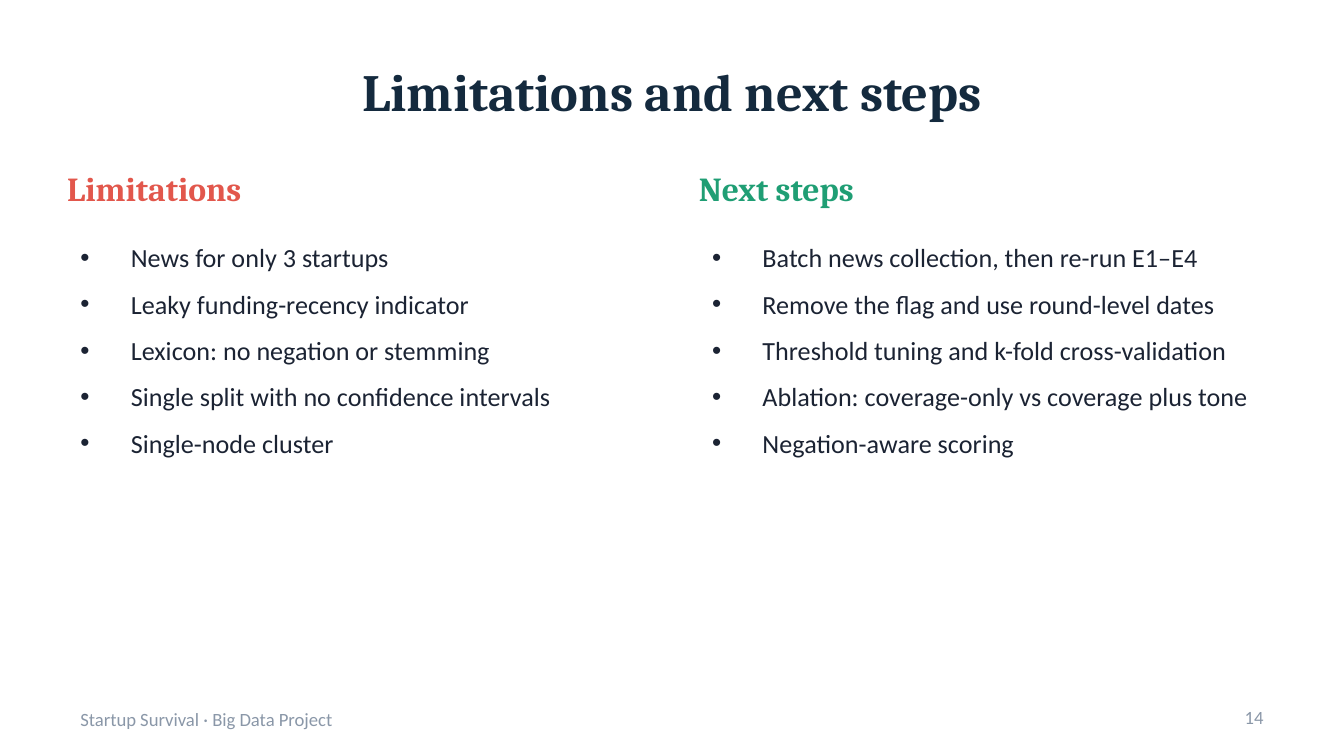
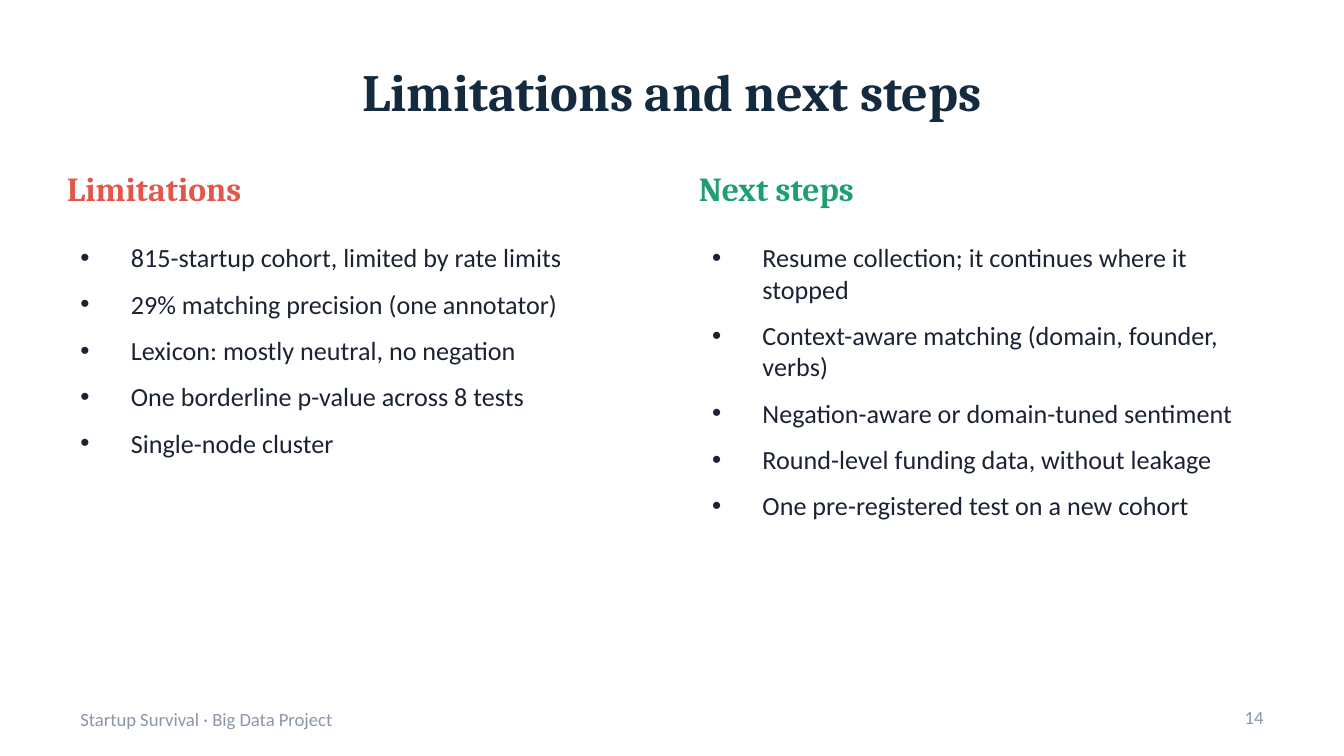
Before and after one commit to AnushreeKasturi/Survivorship, a slide deck: slide 14 of report/presentation.pptx. Drawn at 1344x756 pixels with LibreOffice and Linux fonts; fonts in the diff are those of the drawing. Boxes give left, top, right and bottom in pixels: in the first picture for what was removed or moved away, otherwise in the second. Text is boxed around its words. In the diff, an @@ line names an element or a change of style, - is before the commit and + after.

```diff
--- a/report/presentation.pptx
+++ b/report/presentation.pptx
@@ text at <box>131,249,561,411</box>: text changed @@
-• News for only 3 startups
-• Leaky funding-recency indicator
-• Lexicon: no negation or stemming
-• Single split with no confidence intervals
+• 815-startup cohort, limited by rate limits
+• 29% matching precision (one annotator)
+• Lexicon: mostly neutral, no negation
+• One borderline p-value across 8 tests
@@ text at <box>762,249,1232,520</box>: text changed @@
-• Batch news collection, then re-run E1–E4
-• Remove the flag and use round-level dates
-• Threshold tuning and k-fold cross-validation
-• Ablation: coverage-only vs coverage plus tone
-• Negation-aware scoring
+• Resume collection; it continues where it stopped
+• Context-aware matching (domain, founder, verbs)
+• Negation-aware or domain-tuned sentiment
+• Round-level funding data, without leakage
+• One pre-registered test on a new cohort
```
Also in this commit, not shown: 9 other slides changed, 4 slides added, 4 slides removed, 10 other files.
